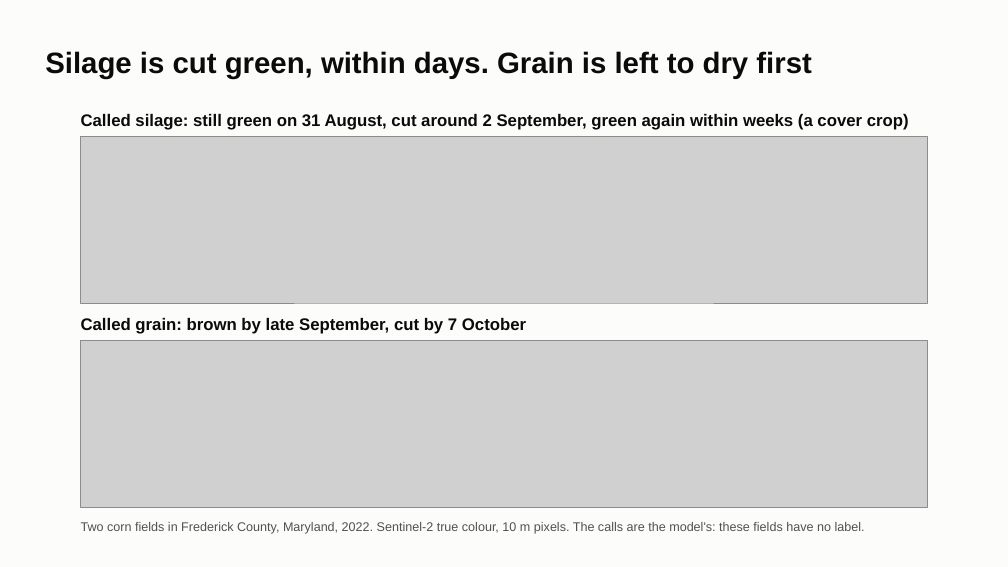
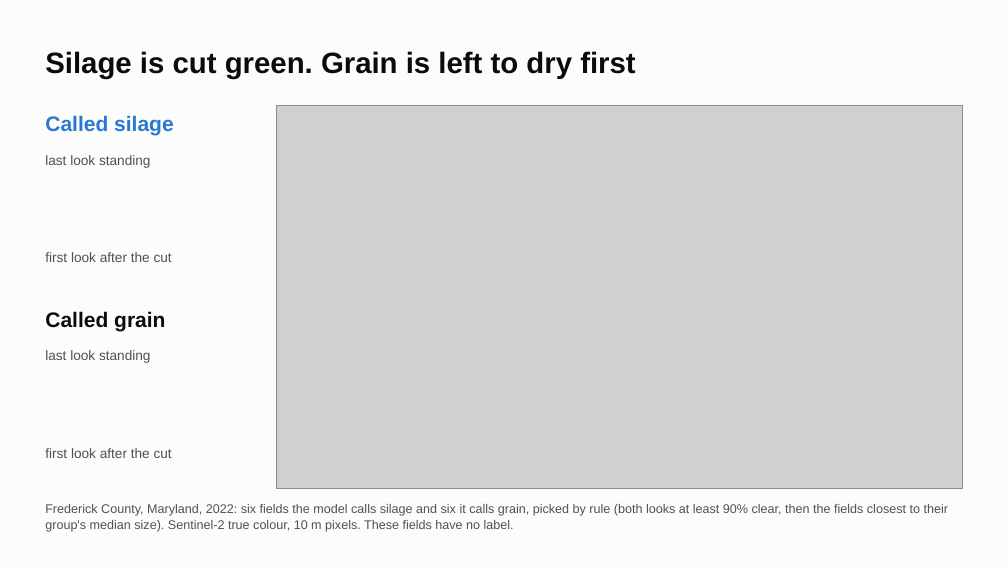
Before and after one commit to ChenSiyun1234/FieldVision, a slide deck: slide 4 of handoff/presentation/FieldVision_model_story.pptx. Drawn at 1008x567 pixels with LibreOffice and Linux fonts; fonts in the diff are those of the drawing; grey boxes stand for pictures. Boxes give left, top, right and bottom in pixels: in the first picture for what was removed or moved away, otherwise in the second. Text is boxed around its words. In the diff, an @@ line names an element or a change of style, - is before the commit and + after.

```diff
--- a/handoff/presentation/FieldVision_model_story.pptx
+++ b/handoff/presentation/FieldVision_model_story.pptx
@@ title at (45, 51, 635, 79): text changed @@
-Silage is cut green, within days. Grain is left to dry first
+Silage is cut green. Grain is left to dry first
@@ text added at (45, 115, 174, 136), 20 pt, text #2A78D6, bold @@
+Called silage
@@ text removed at (81, 114, 909, 130) @@
-Called silage: still green on 31 August, cut around 2 September, green again within weeks (a cover crop)
@@ picture added at (276, 106, 963, 488) @@
@@ picture removed at (81, 136, 928, 303) @@
@@ text added at (45, 155, 151, 168), 13 pt, text #52514E @@
+last look standing
@@ text at (45, 252, 172, 262): text changed; size 16 to 13 pt; text colour #0B0B0B to #52514E; bold off @@
-Called grain: brown by late September, cut by 7 October
+first look after the cut
@@ text added at (45, 311, 165, 332), 20 pt, text #0B0B0B, bold @@
+Called grain
@@ text added at (45, 350, 151, 363), 13 pt, text #52514E @@
+last look standing
@@ picture removed at (81, 340, 928, 507) @@
@@ text added at (45, 448, 172, 458), 13 pt, text #52514E @@
+first look after the cut
@@ text at (45, 504, 948, 532): text changed @@
-Two corn fields in Frederick County, Maryland, 2022. Sentinel-2 true colour, 10 m pixels. The calls are the model's: these fields have no label.
+Frederick County, Maryland, 2022: six fields the model calls silage and six it calls grain, picked by rule (both looks at least 90% clear, then the fields closest to their group's median size). Sentinel-2 true colour, 10 m pixels. These fields have no label.
```
Also in this commit, not shown: 1 other slide changed, 4 other files.
